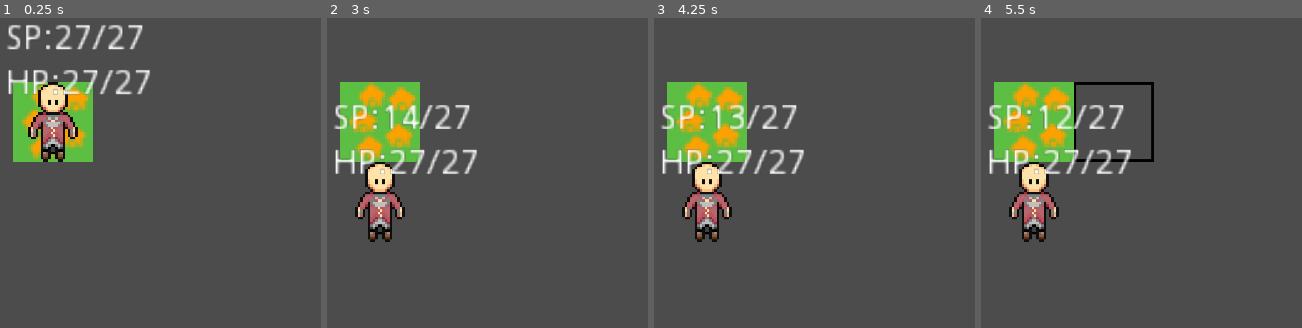
Above: before the commit, frames 1-4 (left to right).
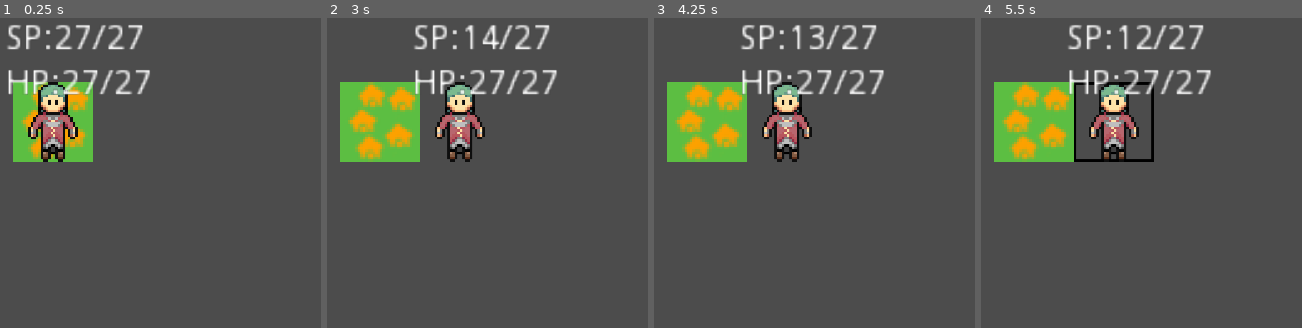
Above: after the commit, the same moments.

Repository: LLBlumire/ldjam46
Game: Godot game, scene res://src/World/World.tscn
Same seed, same stepped clock (60 frames per second), same inputs: the game is played once before the commit and once after it.
Inputs (mouse positions are in pixels of both pictures, inside the frame that each line leads up to):
- Up to frame 1 (0.25 s): no input
- Up to frame 2 (3 s): tap Enter at 0.5, 2.75 s; move the mouse to (554, 98) at 0.52 s; tap Space (ui_select) at 0.77, 1.25, 1.52 s; move the mouse to (outside the picture) at 1.27 s; move the mouse to (458, 24) at 2.02 s; move the mouse to (339, 213) at 2.77 s
- Up to frame 3 (4.25 s): tap Space (ui_select) at 3.02, 3.5, 3.77 s; move the mouse to (946, 188) at 3.52 s
- Up to frame 4 (5.5 s): tap Enter at 4.25 s; move the mouse to (outside the picture) at 4.27 s; tap Space (ui_select) at 4.52, 5 s; move the mouse to (1074, 123) at 5.02 s

The runs differ from the first frame. In frame 1, 0.3% of the frame differs, in the area x 11-22%, y 21-31%; in frame 2, 9.6%, in the area x 2-72%, y 2-73%; in frame 3, 9.6%; in frame 4, 9.5%.

Commit message:
implement Hairstyles

Diff:
--- a/src/Adventurers/Adventurers.gd
+++ b/src/Adventurers/Adventurers.gd
@@ -12,6 +12,7 @@
 var exploration_timer : Timer
 var skeleton : Sprite
 var costume : Sprite
+var hair : Sprite
 enum {Thief, Wizard, Fighter, Halfling, Elf, Gnome}
 var race : int = 0
 var Health : float = 0.0
@@ -22,6 +23,7 @@
 var Dexterity : float = 0.0
 var Intelligence : float = 0.0
 var Sex : int = 0
+var Hair : int = 0
 var Mediocre : bool = false
 var Pos : Vector2 = Vector2(0,0)
 var rng = RandomNumberGenerator.new()
@@ -33,6 +35,7 @@
 	exploration_timer = get_node("ExplorationTimer")
 	skeleton = get_node("AdventurerSkeleton")
 	costume = get_node("AdventurerCostume")
+	hair = get_node("AdventurerHair")
 	Worldnode = get_tree().get_root().get_node("World")
 	world_map = get_tree().get_root().get_node("World/WorldMap")
 
@@ -45,6 +48,7 @@
 	Strenght = gen_stat()
 	Dexterity = gen_stat()
 	Intelligence = gen_stat()
+	Hair = rng.randi_range(0,7)
 	set_race()
 	set_sprite()
 	update_stats()
@@ -65,15 +69,17 @@
 func set_sprite():
 	var skel = 0
 	var cost = 0
+	var issmall = race >= 4
 	skel = max(0, race - 2)
 	cost = 2 * race
 	skeleton.texture.region = Rect2(skel * 24,0,24,32)
 	costume.texture.region = Rect2((cost + Sex) * 24, 0,24,32)
+	hair.texture.region = Rect2((Hair*4+Sex*2+int(issmall))*24, 0, 24, 32)
 
 func set_race():
-	var fighter = Strenght >= 11
-	var wizard = Intelligence >= 11
-	var rogue = Dexterity >= 11
+	var fighter = Strenght >= 13
+	var wizard = Intelligence >= 13
+	var rogue = Dexterity >= 13
 	var elf = fighter && wizard
 	var halfling = fighter && rogue
 	var gnome = wizard && rogue
--- a/src/Adventurers/Adventurers.tscn
+++ b/src/Adventurers/Adventurers.tscn
@@ -1,8 +1,9 @@
-[gd_scene load_steps=6 format=2]
+[gd_scene load_steps=8 format=2]
 
 [ext_resource path="res://res/Adventurers/adventurer_template_strip4.png" type="Texture" id=1]
 [ext_resource path="res://src/Adventurers/Adventurers.gd" type="Script" id=2]
 [ext_resource path="res://res/Adventurers/costumes_strip12.png" type="Texture" id=3]
+[ext_resource path="res://res/Adventurers/hairstyles_strip32.png" type="Texture" id=4]
 
 [sub_resource type="AtlasTexture" id=1]
 resource_local_to_scene = true
@@ -14,6 +15,11 @@
 atlas = ExtResource( 3 )
 region = Rect2( 0, 0, 24, 32 )
 
+[sub_resource type="AtlasTexture" id=3]
+resource_local_to_scene = true
+atlas = ExtResource( 4 )
+region = Rect2( 0, 0, 24, 32 )
+
 [node name="Adventurers" type="Node2D"]
 position = Vector2( 20, 20 )
 script = ExtResource( 2 )
@@ -23,6 +29,9 @@
 
 [node name="AdventurerCostume" type="Sprite" parent="."]
 texture = SubResource( 2 )
+
+[node name="AdventurerHair" type="Sprite" parent="."]
+texture = SubResource( 3 )
 
 [node name="VBoxContainer" type="VBoxContainer" parent="."]
 margin_left = -19.0
Not shown, added: Unsorted assets/hairstyles_strip32.png.import
Binary file added: res/Adventurers/hairstyles_strip32.png
Not shown, added: res/Adventurers/hairstyles_strip32.png.import
